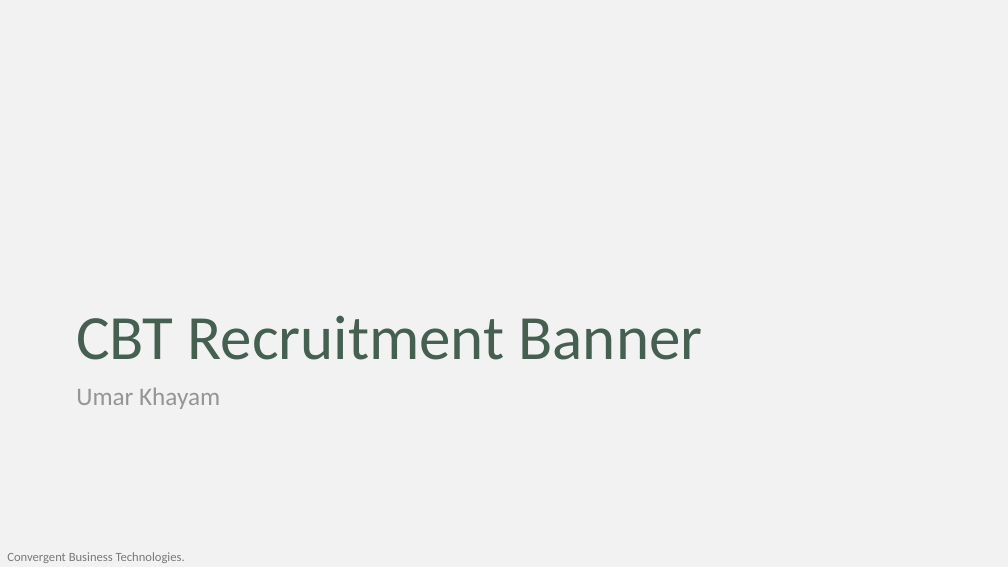
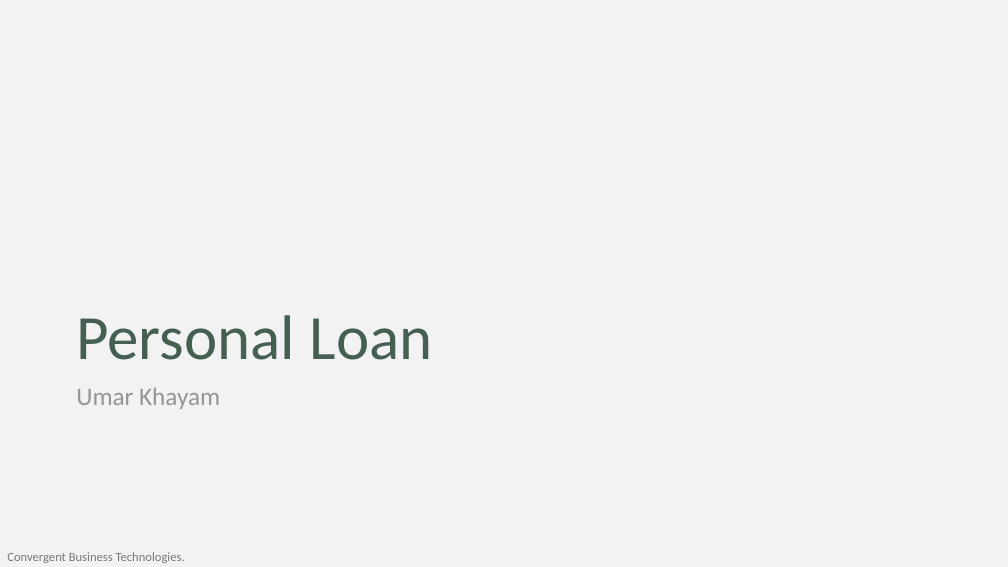
Before and after one commit to umar-khayam/Data-Science, a slide deck: slide 1 of Learning/Statistics/ISL/Presentation_v1.2.pptx. Drawn at 1008x567 pixels with LibreOffice and Linux fonts; fonts in the diff are those of the drawing; background and template pictures are left out. Boxes give left, top, right and bottom in pixels: in the first picture for what was removed or moved away, otherwise in the second. Text is boxed around its words. In the diff, an @@ line names an element or a change of style, - is before the commit and + after.

Commit message:
Bank Personal Loan

```diff
--- a/Learning/Statistics/ISL/Presentation_v1.2.pptx
+++ b/Learning/Statistics/ISL/Presentation_v1.2.pptx
@@ title at (76, 315, 433, 360): text changed @@
-CBT Recruitment Banner
+Personal Loan
```
Also in this commit, not shown: 17 slides added, 10 slides removed, 7 other files.
